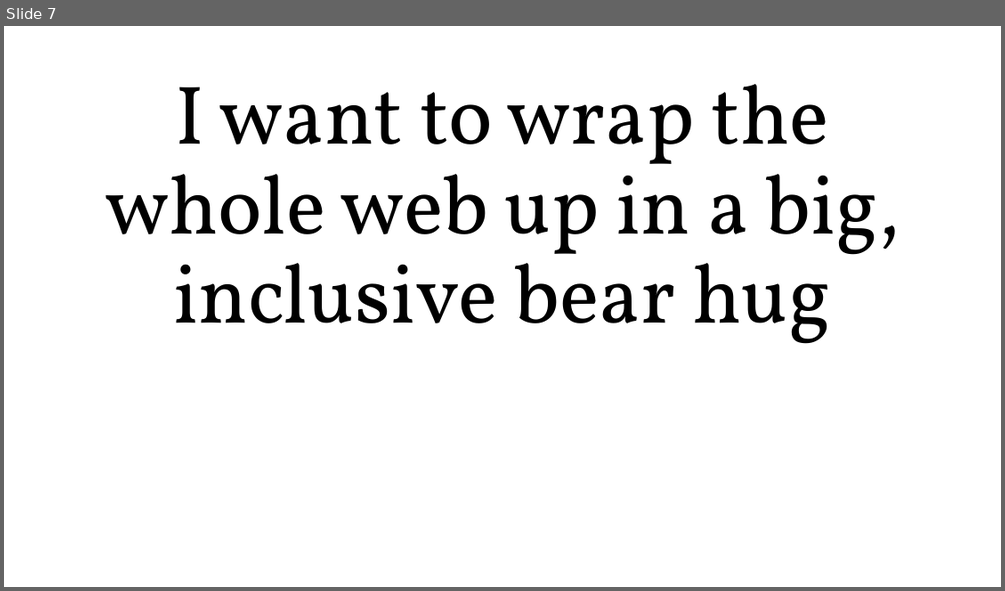
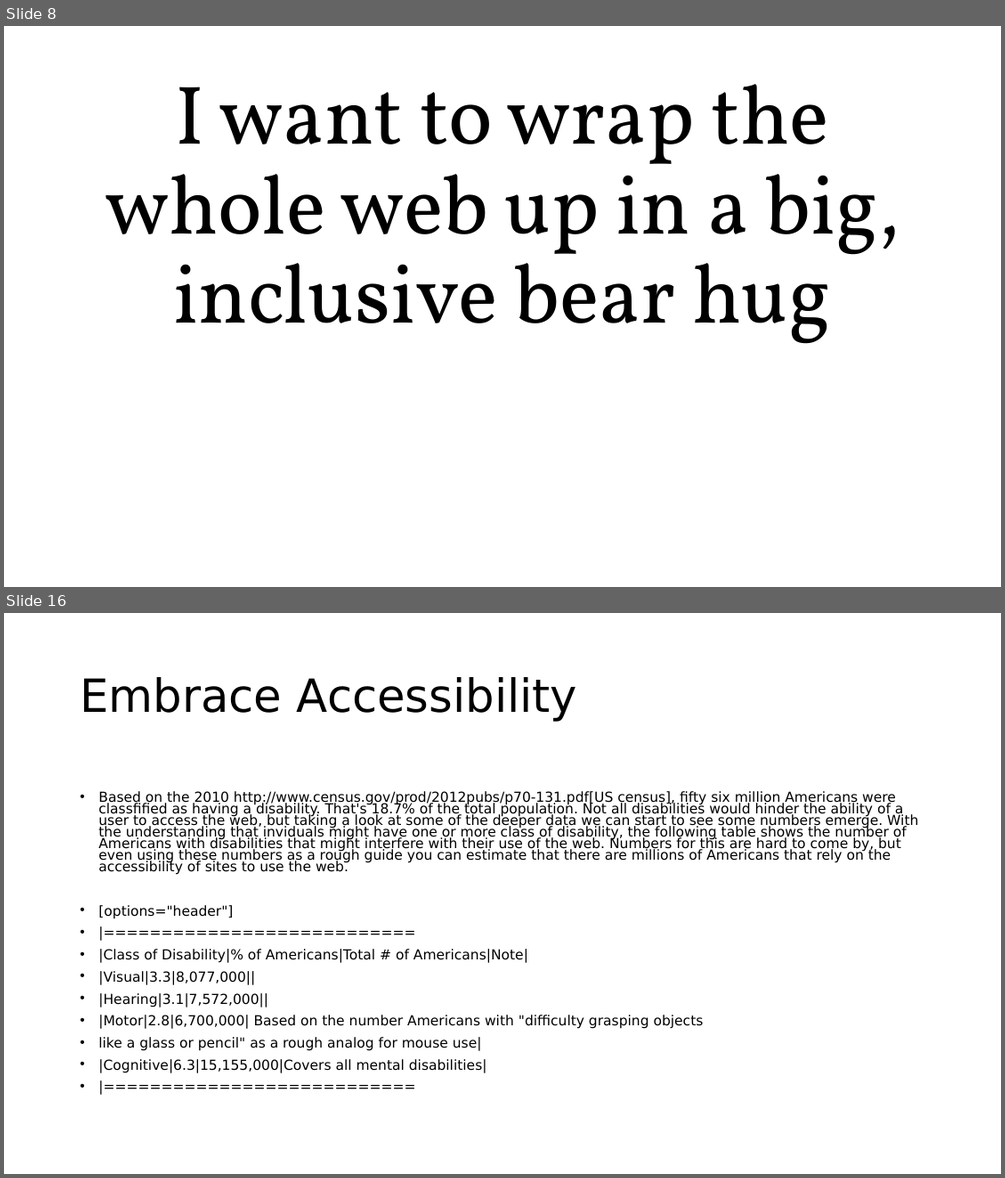
Before and after one commit to roblarsen/rob-larsen-presentations, a slide deck: wild-world-web.pptx. Shown one above the other, each under a label of ours: slide 7 before the commit, slides 8 and 16 after it; the slides between them are not shown. The pictures are 1005x591 and 1005x1178 pixels, drawn with LibreOffice and Linux fonts; fonts in the diff are those of the drawing; background and template pictures are left out. Boxes give left, top, right and bottom in pixels: in the first picture for what was removed or moved away, otherwise in the second. Text is boxed around its words. In the diff, an @@ line names an element or a change of style, - is before the commit and + after.

```diff
--- a/wild-world-web.pptx
+++ b/wild-world-web.pptx
@@ slide 16 added at (4,613,1001,1174), background picture (left out) @@
@@ title added at (80,677,577,721), 44 pt, text #000000 @@
+Embrace Accessibility
@@ text added at (98,791,918,1073), 13.3 pt, text #000000 @@
+• Based on the 2010 http://www.census.gov/prod/2012pubs/p70-131.pdf[US census], fifty six million Americans were classfified as having a disability. That's 18.7% of the total population. Not all disabilities would hinder the ability of a user to access the web, but taking a look at some of the deeper data we can start to see some numbers emerge. With the understanding that inviduals might have one or more class of disability, the following table shows the number of Americans with disabilities that might interfere with their use of the web. Numbers for this are hard to come by, but even using these numbers as a rough guide you can estimate that there are millions of Americans that rely on the accessibility of sites to use the web.
+• [options="header"]
+• |===========================
+• |Class of Disability|% of Americans|Total # of Americans|Note|
+• |Visual|3.3|8,077,000||
+• |Hearing|3.1|7,572,000||
+• |Motor|2.8|6,700,000| Based on the number Americans with "difficulty grasping objects
+• like a glass or pencil" as a rough analog for mouse use|
+• |Cognitive|6.3|15,155,000|Covers all mental disabilities|
+• |===========================
@@ what was slide 7 is now slide 8 @@
```
Also in this commit, not shown: 21 other slides added.
